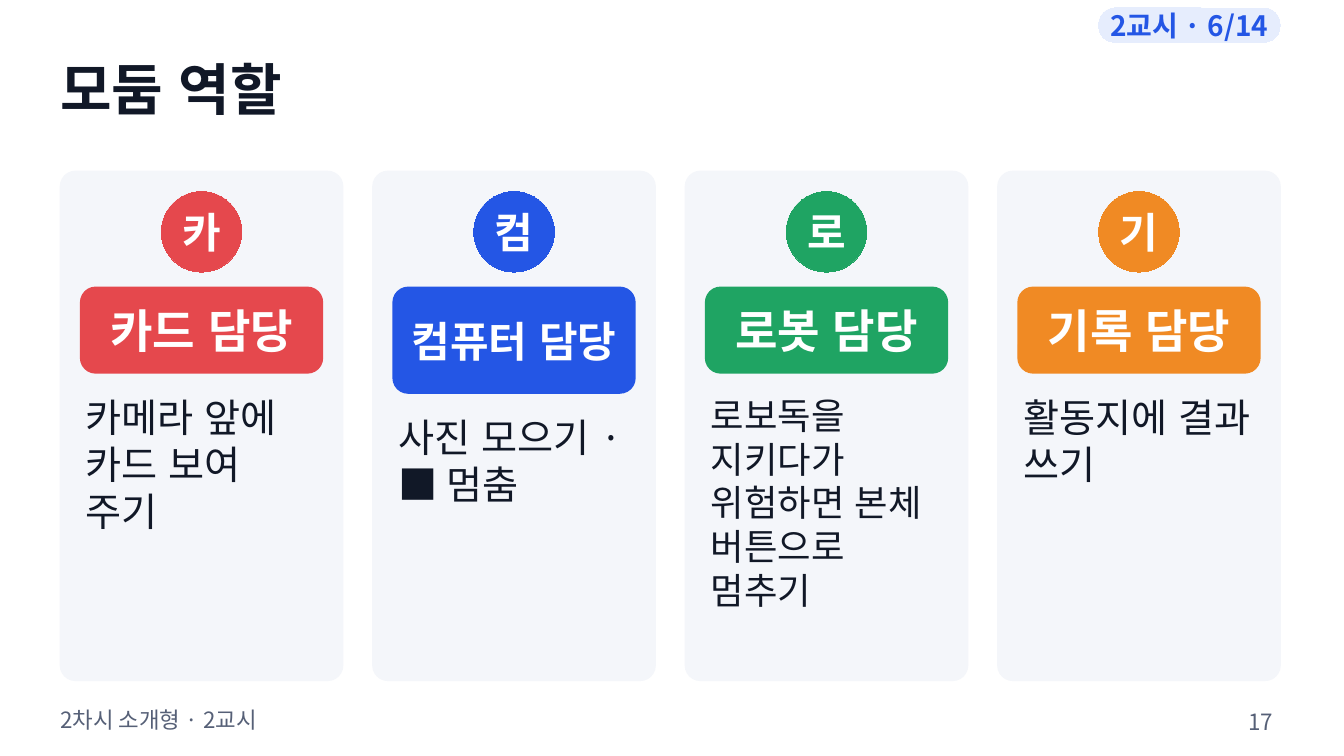
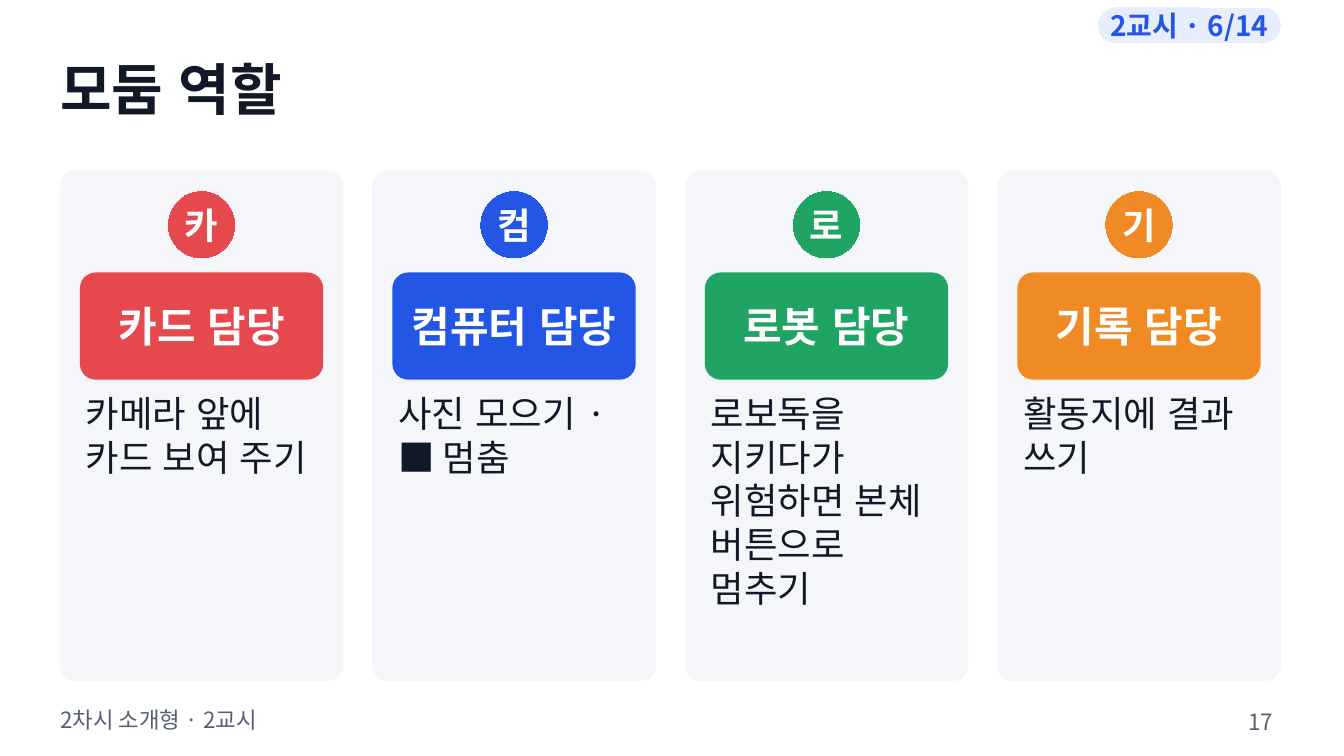
Before and after one commit to boundaryx01-uniquelife/microbit, a slide deck: slide 17 of bridge/docs/materials/2차시_소개형/2차시_수업슬라이드.pptx. Drawn at 1344x756 pixels with LibreOffice and Linux fonts; fonts in the diff are those of the drawing. Boxes give left, top, right and bottom in pixels: in the first picture for what was removed or moved away, otherwise in the second. Text is boxed around its words. In the diff, an @@ line names an element or a change of style, - is before the commit and + after.

```diff
--- a/bridge/docs/materials/2차시_소개형/2차시_수업슬라이드.pptx
+++ b/bridge/docs/materials/2차시_소개형/2차시_수업슬라이드.pptx
@@ ellipse "카": place and size @@
-ellipse "카" at (161,192,242,272)
+ellipse "카" at (168,192,235,258)
@@ ellipse "컴": place and size @@
-ellipse "컴" at (474,192,555,272)
+ellipse "컴" at (481,192,547,258)
@@ ellipse "로": place and size @@
-ellipse "로" at (786,192,867,272)
+ellipse "로" at (793,192,860,258)
@@ size 30 to 26 pt in 4 elements at (168,192,235,258), (481,192,547,258), (793,192,860,258), (1106,192,1173,258) @@
@@ ellipse "기": place and size @@
-ellipse "기" at (1099,192,1180,272)
+ellipse "기" at (1106,192,1173,258)
@@ rounded rectangle: place and size @@
-rounded rectangle at (81,287,323,373)
+rounded rectangle at (81,273,323,379)
@@ text "카드 담당": place and size @@
-text "카드 담당" at (110,309,293,352)
+text "카드 담당" at (118,307,284,346)
@@ rounded rectangle: place and size @@
-rounded rectangle at (393,287,635,393)
+rounded rectangle at (393,273,635,379)
@@ text "컴퓨터 담당": place and size @@
-text "컴퓨터 담당" at (412,321,616,361)
+text "컴퓨터 담당" at (412,306,616,346)
@@ rounded rectangle: place and size @@
-rounded rectangle at (706,287,948,373)
+rounded rectangle at (706,273,948,379)
@@ text "로봇 담당": place and size @@
-text "로봇 담당" at (735,309,918,352)
+text "로봇 담당" at (743,306,909,346)
@@ proportions changed in 3 elements at (81,273,323,379), (706,273,948,379), (1018,273,1260,379) @@
@@ rounded rectangle: place and size @@
-rounded rectangle at (1018,287,1260,373)
+rounded rectangle at (1018,273,1260,379)
@@ size 33 to 30 pt in 3 elements at (118,307,284,346), (743,306,909,346), (1056,307,1222,346) @@
@@ text "기록 담당": place and size @@
-text "기록 담당" at (1048,309,1230,352)
+text "기록 담당" at (1056,307,1222,346)
@@ size 28 to 26 pt in 3 elements at (86,397,307,474), (1023,396,1234,474), (398,397,575,474) @@
@@ text "사진 모으기 · ■ 멈춤": place and size @@
-text "사진 모으기 · ■ 멈춤" at (398,419,589,502)
+text "사진 모으기 · ■ 멈춤" at (398,397,575,474)
```
Also in this commit, not shown: 3 other slides changed, 9 other files.
